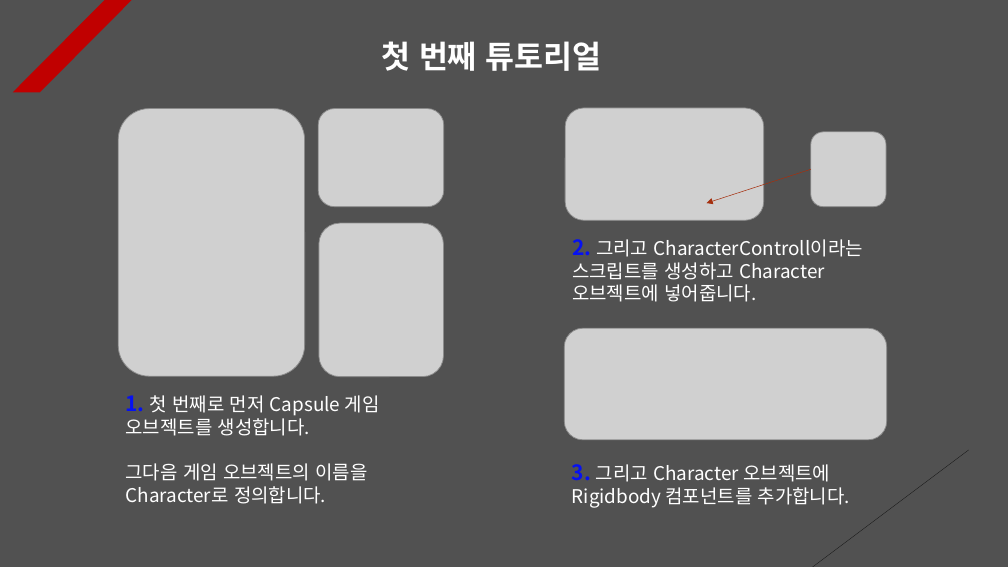
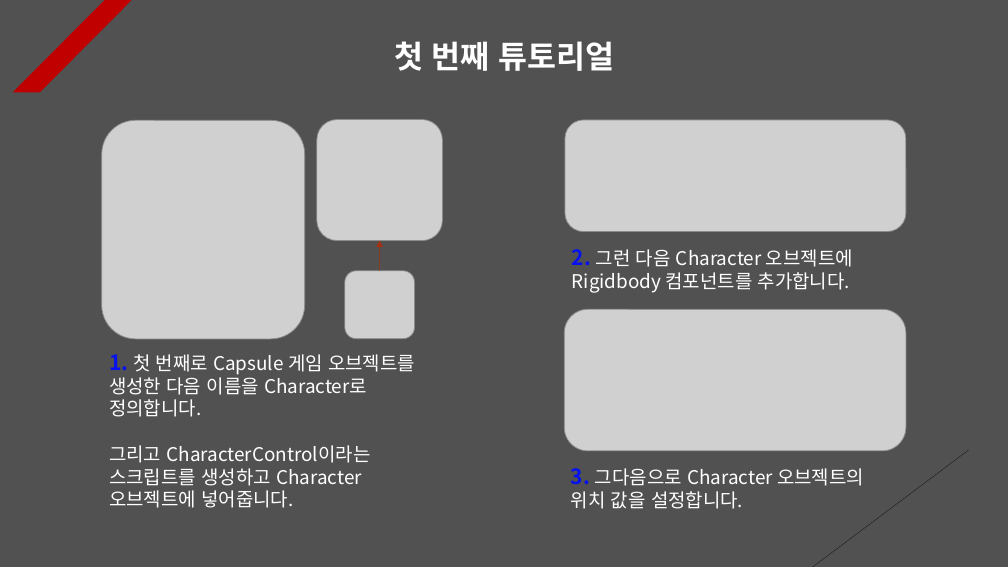
Before and after one commit to Unity2033/3D-UnityEngine, a slide deck: slide 1 of Assets/Class/Collision/PPT Data/Collision Example.pptx. Drawn at 1008x567 pixels with LibreOffice and Linux fonts; fonts in the diff are those of the drawing; grey boxes stand for pictures. Boxes give left, top, right and bottom in pixels: in the first picture for what was removed or moved away, otherwise in the second. Text is boxed around its words. In the diff, an @@ line names an element or a change of style, - is before the commit and + after.

```diff
--- a/Assets/Class/Collision/PPT Data/Collision Example.pptx
+++ b/Assets/Class/Collision/PPT Data/Collision Example.pptx
@@ text "첫 번째 튜토리얼": place and size @@
-text "첫 번째 튜토리얼" at (381, 41, 602, 71)
+text "첫 번째 튜토리얼" at (394, 41, 615, 71)
@@ text "첫 번째 튜토리얼" at (394, 41, 615, 71): alignment left to centre @@
@@ picture: place and size @@
-picture at (318, 109, 444, 207)
+picture at (317, 119, 442, 240)
@@ picture removed at (566, 108, 765, 221) @@
@@ picture: place and size @@
-picture at (118, 109, 305, 377)
+picture at (102, 120, 305, 339)
@@ picture: place and size @@
-picture at (564, 328, 886, 440)
+picture at (565, 120, 906, 232)
@@ picture removed at (319, 223, 444, 377) @@
@@ text removed at (572, 239, 863, 302) @@
-2. 그리고 CharacterControll이라는 스크립트를 생성하고 Character 오브젝트에 넣어줍니다.
@@ arrow moved from (811, 169) - (707, 203) to (380, 271) - (380, 240) @@
@@ text at (572, 249, 853, 293): text changed @@
-3. 그리고 Character 오브젝트에 Rigidbody 컴포넌트를 추가합니다.
+2. 그런 다음 Character 오브젝트에 Rigidbody 컴포넌트를 추가합니다.
@@ picture: place and size @@
-picture at (811, 132, 886, 206)
+picture at (345, 271, 414, 339)
@@ picture added at (564, 309, 906, 451) @@
@@ text at (109, 354, 415, 508): text changed @@
-1. 첫 번째로 먼저 Capsule 게임 오브젝트를 생성합니다.
-그다음 게임 오브젝트의 이름을 Character로 정의합니다.
+1. 첫 번째로 Capsule 게임 오브젝트를 생성한 다음 이름을 Character로 정의합니다.
+그리고 CharacterControl이라는 스크립트를 생성하고 Character 오브젝트에 넣어줍니다.
@@ text added at (571, 468, 864, 509), 18 pt, text #FFFFFF @@
+3. 그다음으로 Character 오브젝트의 위치 값을 설정합니다.
```
Also in this commit, not shown: 10 other slides changed, 22 other files.
